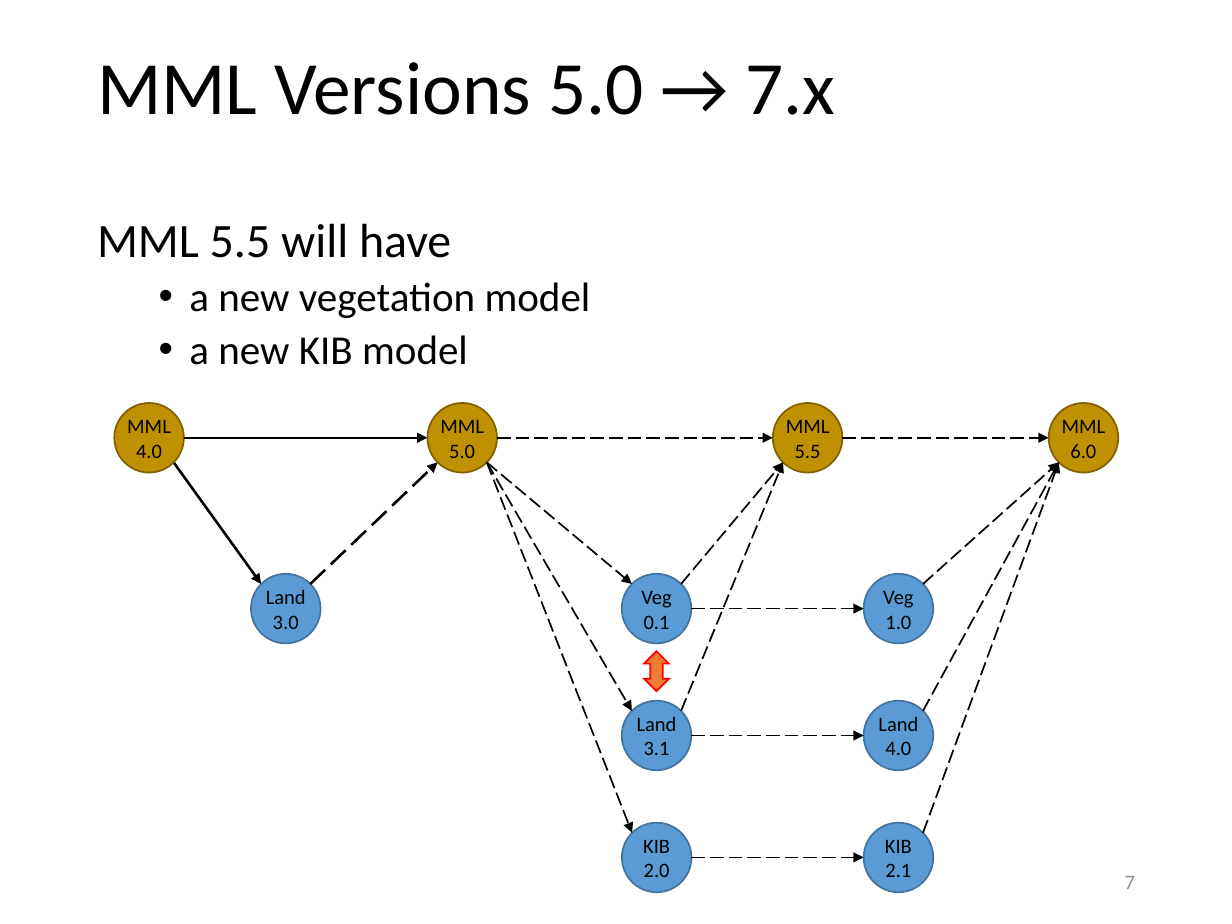
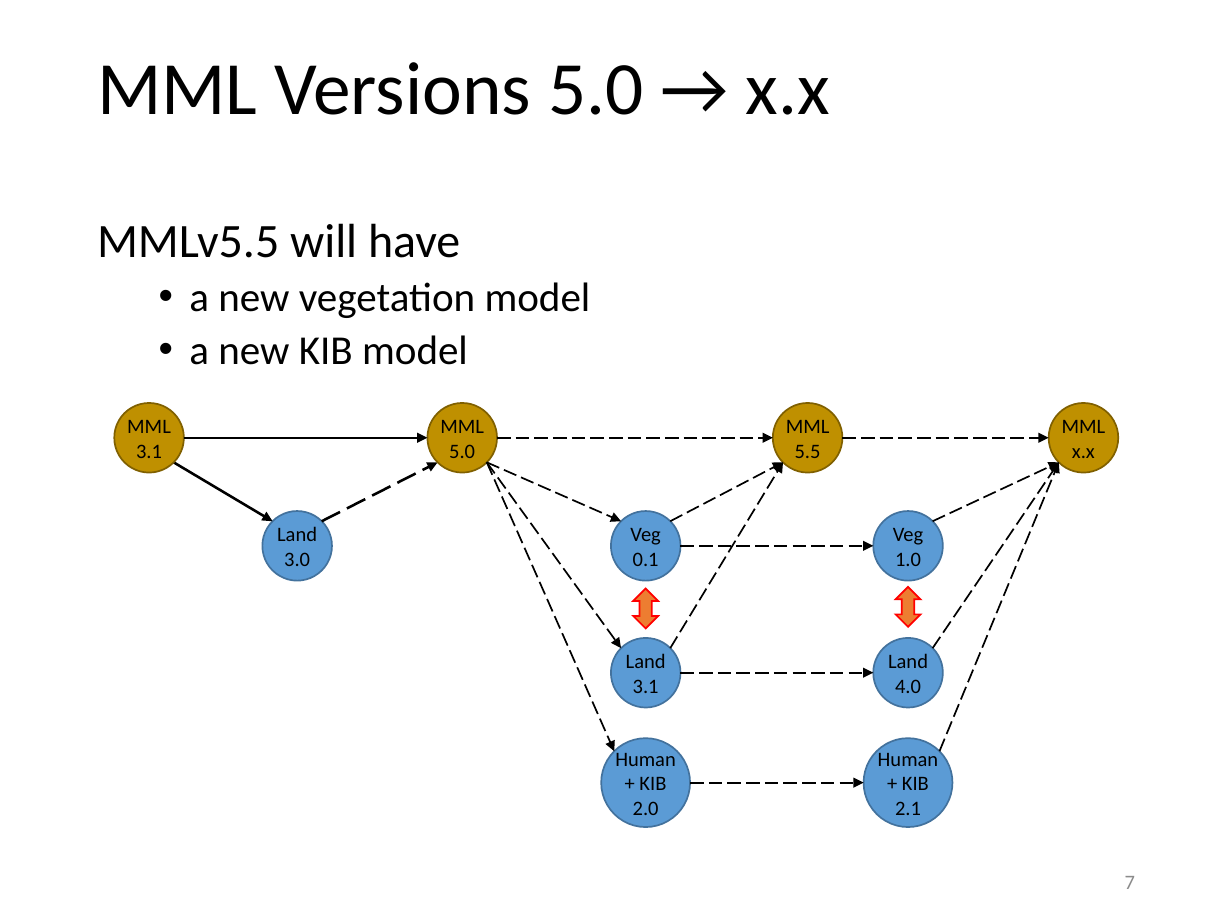
Before and after one commit to waboyd/MMLVersionChart, a slide deck: slide 7 of MDH.pptx. Drawn at 1232x924 pixels with LibreOffice and Linux fonts; fonts in the diff are those of the drawing. Boxes give left, top, right and bottom in pixels: in the first picture for what was removed or moved away, otherwise in the second. Text is boxed around its words. In the diff, an @@ line names an element or a change of style, - is before the commit and + after.

Commit message:
Revised the parts of MML
MML is decomposed into two parts. One part has the Landscape and the other has both the human and KIB.

```diff
--- a/MDH.pptx
+++ b/MDH.pptx
@@ title at [97,62,830,115]: text changed @@
-MML Versions 5.0 → 7.x
+MML Versions 5.0 → x.x
@@ text at [97,223,460,258]: text changed @@
-MML 5.5 will have
+MMLv5.5 will have
@@ text in ellipse at [127,420,171,458]: text changed @@
-MML 4.0
+MML 3.1
@@ text in ellipse at [1062,420,1106,458]: text changed @@
-MML 6.0
+MML x.x
@@ arrow moved from (174, 462) - (261, 584) to (174, 462) - (272, 521) @@
@@ arrow moved from (310, 584) - (437, 462) to (322, 521) - (437, 462) @@
@@ arrow moved from (487, 462) - (632, 711) to (487, 462) - (621, 648) @@
@@ arrow moved from (487, 462) - (632, 833) to (487, 462) - (615, 752) @@
@@ arrow moved from (487, 462) - (632, 584) to (487, 462) - (621, 521) @@
@@ arrow moved from (681, 711) - (784, 462) to (670, 648) - (784, 462) @@
@@ arrow moved from (681, 584) - (784, 462) to (670, 521) - (784, 462) @@
@@ arrow moved from (923, 711) - (1058, 462) to (933, 648) - (1058, 462) @@
@@ arrow moved from (923, 584) - (1058, 462) to (933, 521) - (1058, 462) @@
@@ arrow moved from (923, 833) - (1058, 462) to (940, 752) - (1058, 462) @@
@@ 3 ellipses: place and size @@
-3 ellipses at [251,574,933,770]
+3 ellipses at [262,511,942,707]
@@ arrow moved from (691, 609) - (864, 609) to (680, 546) - (873, 546) @@
@@ 2 ellipses, 1 up down arrow: place and size @@
-2 ellipses, 1 up down arrow at [622,574,691,770]
+2 ellipses, 1 up down arrow at [611,511,680,707]
@@ up down arrow added at [896,586,920,626], fill #ED7D31, outline #FF0000 1 pt @@
@@ arrow moved from (691, 736) - (864, 736) to (680, 673) - (873, 673) @@
@@ ellipse "Human+ KIB 2.0": place and size @@
-ellipse "Human+ KIB 2.0" at [622,823,691,892]
+ellipse "Human+ KIB 2.0" at [601,738,690,827]
@@ text in ellipse at [615,749,676,815]: text changed @@
-KIB 2.0
+Human+ KIB 2.0
@@ ellipse "Human + KIB 2.1": place and size @@
-ellipse "Human + KIB 2.1" at [864,823,933,892]
+ellipse "Human + KIB 2.1" at [864,738,952,827]
@@ text in ellipse at [878,749,939,815]: text changed @@
-KIB 2.1
+Human + KIB 2.1
@@ arrow moved from (691, 857) - (864, 857) to (690, 782) - (864, 782) @@
```
Also in this commit, not shown: 4 other slides changed.
